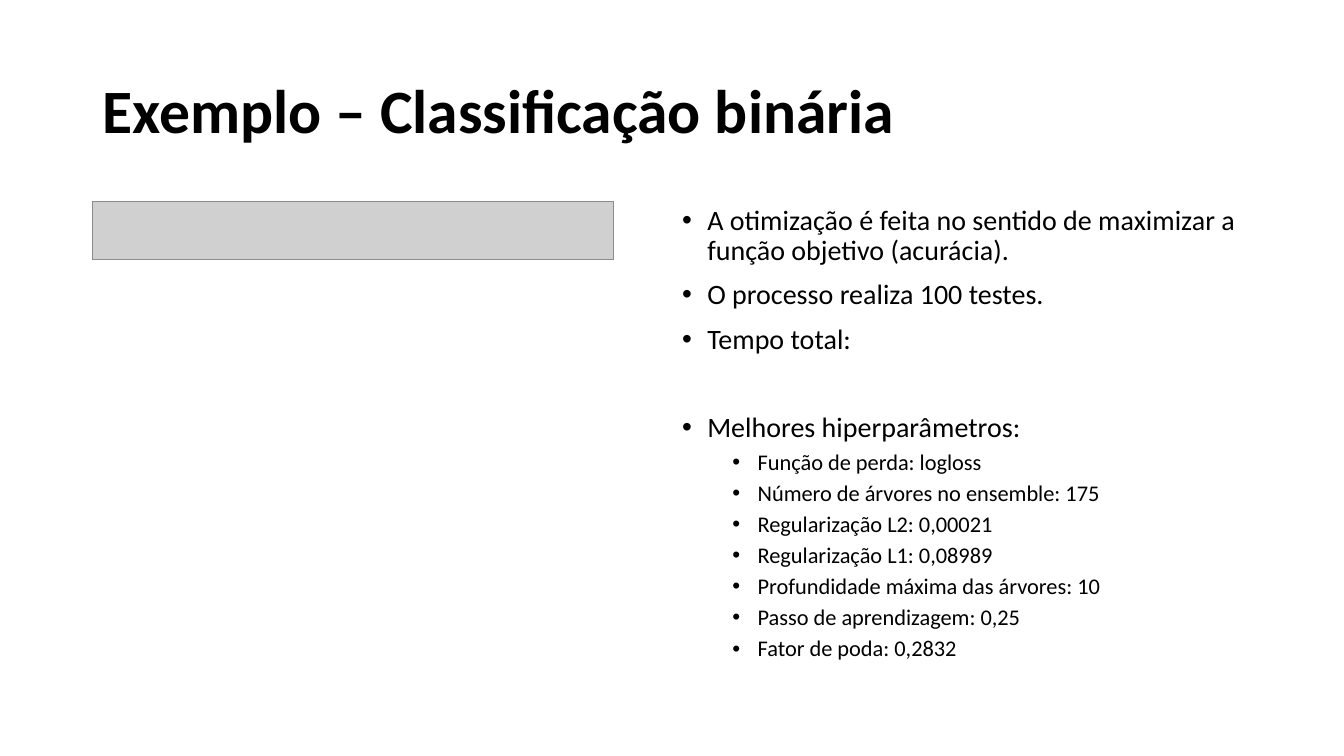
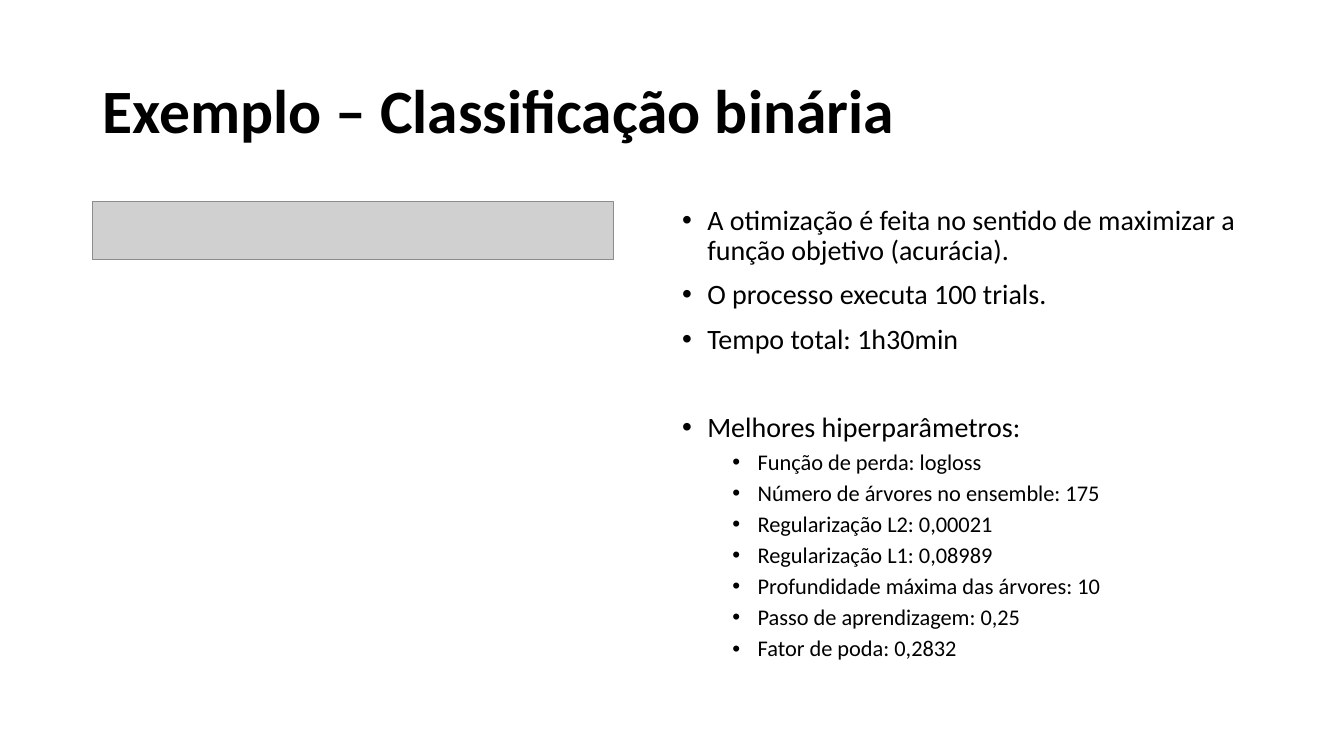
Before and after one commit to alessandradomi/TP558, a slide deck: slide 19 of seminario_Optuna/TP558_Seminario_Optuna_Alessandra.pptx. Drawn at 1344x756 pixels with LibreOffice and Linux fonts; fonts in the diff are those of the drawing; grey boxes stand for pictures. Boxes give left, top, right and bottom in pixels: in the first picture for what was removed or moved away, otherwise in the second. Text is boxed around its words. In the diff, an @@ line names an element or a change of style, - is before the commit and + after.

```diff
--- a/seminario_Optuna/TP558_Seminario_Optuna_Alessandra.pptx
+++ b/seminario_Optuna/TP558_Seminario_Optuna_Alessandra.pptx
@@ text at (x1=707, y1=284, x2=1046, y2=354): text changed @@
-• O processo realiza 100 testes.
-• Tempo total:
+• O processo executa 100 trials.
+• Tempo total: 1h30min
```
Also in this commit, not shown: 1 other file.
